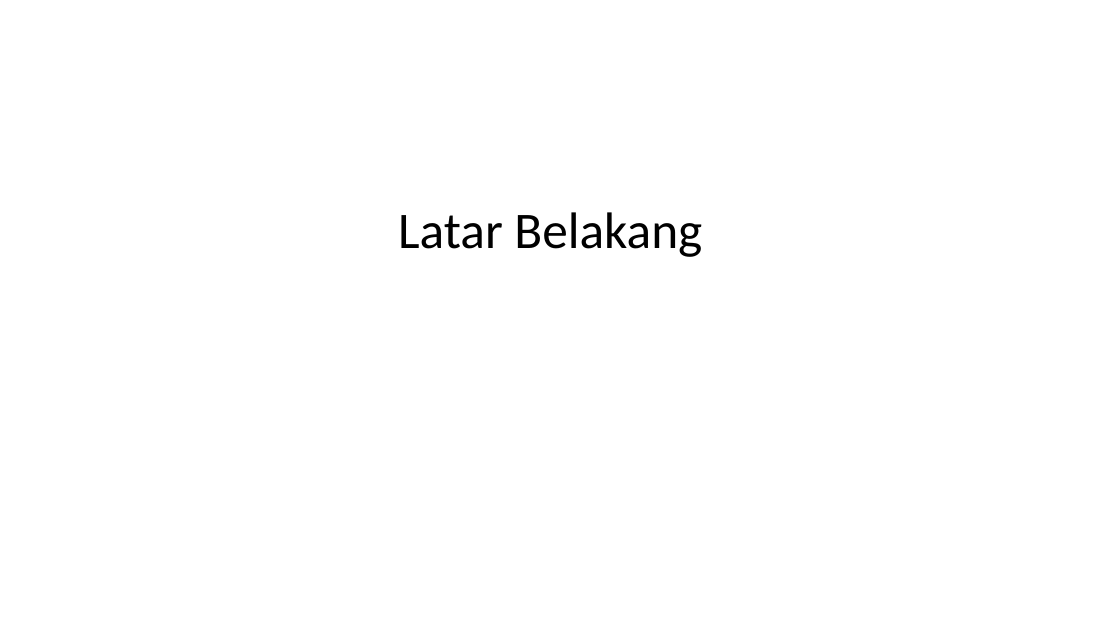
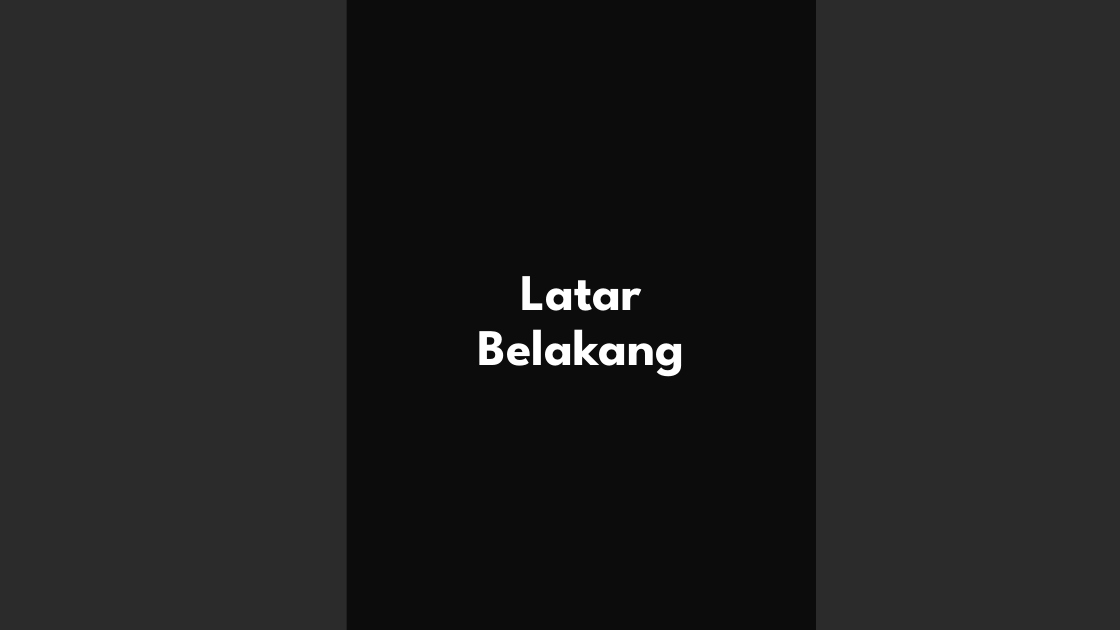
Before and after one commit to YodiYanwar/MY_SKRIPSI, a slide deck: slide 2 of Presentasi.pptx. Drawn at 1120x630 pixels with LibreOffice and Linux fonts; fonts in the diff are those of the drawing; background and template pictures are left out; a plain dark background stands for a picture behind light text. Boxes give left, top, right and bottom in pixels: in the first picture for what was removed or moved away, otherwise in the second. Text is boxed around its words. In the diff, an @@ line names an element or a change of style, - is before the commit and + after.

```diff
--- a/Presentasi.pptx
+++ b/Presentasi.pptx
@@ background #FFFFFF to picture (left out) @@
@@ rectangle added at box(347, 0, 817, 630), fill #000000 at 71% opacity @@
@@ title "Latar Belakang": place and size @@
-title "Latar Belakang" at box(398, 212, 702, 257)
+title "Latar Belakang" at box(478, 276, 685, 377)
@@ title "Latar Belakang" at box(478, 276, 685, 377): font Calibri to League Spartan, text colour #000000 to #FFFFFF, bold on; alignment left to centre @@
```
Also in this commit, not shown: 13 other slides changed, 3 slides added, 2 slides removed, 15 other files.
